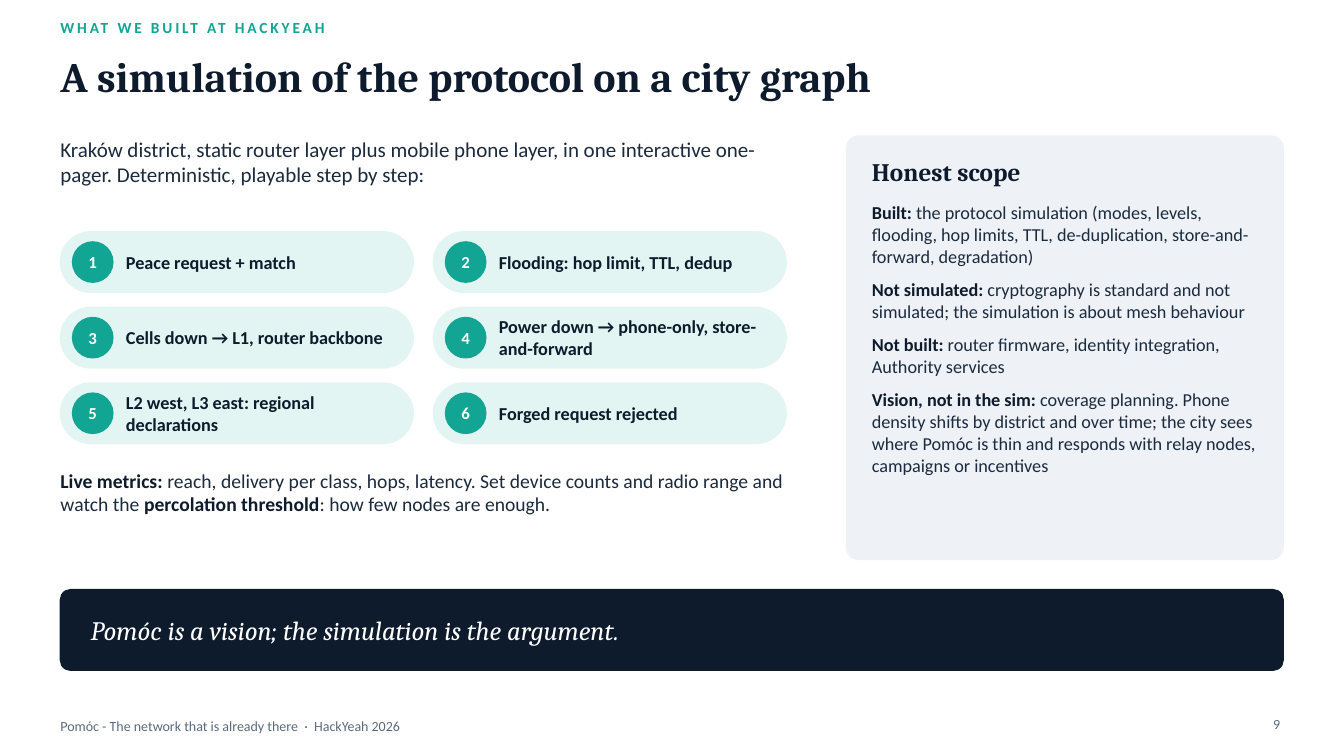
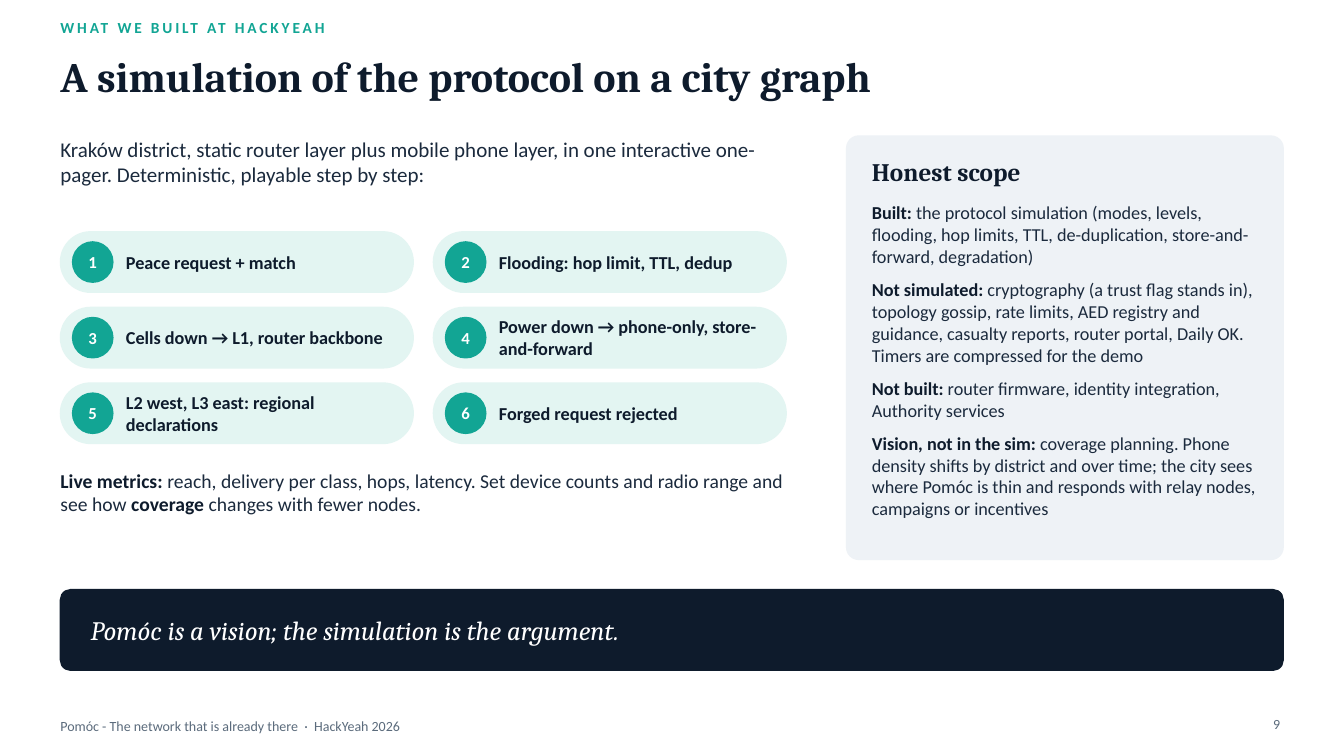
Before and after one commit to theapexlab/hackyeah2026, a slide deck: slide 9 of docs/pitch/pomoc.pptx. Drawn at 1344x756 pixels with LibreOffice and Linux fonts; fonts in the diff are those of the drawing. Boxes give left, top, right and bottom in pixels: in the first picture for what was removed or moved away, otherwise in the second. Text is boxed around its words. In the diff, an @@ line names an element or a change of style, - is before the commit and + after.

```diff
--- a/docs/pitch/pomoc.pptx
+++ b/docs/pitch/pomoc.pptx
@@ text at box(872, 283, 1253, 365): text changed @@
-Not simulated: cryptography is standard and not simulated; the simulation is about mesh behaviour
+Not simulated: cryptography (a trust flag stands in), topology gossip, rate limits, AED registry and guidance, casualty reports, router portal, Daily OK. Timers are compressed for the demo
@@ text at box(60, 474, 783, 515): text changed @@
-Live metrics: reach, delivery per class, hops, latency. Set device counts and radio range and watch the percolation threshold: how few nodes are enough.
+Live metrics: reach, delivery per class, hops, latency. Set device counts and radio range and see how coverage changes with fewer nodes.
```
Also in this commit, not shown: 5 other slides changed, 9 other files.
